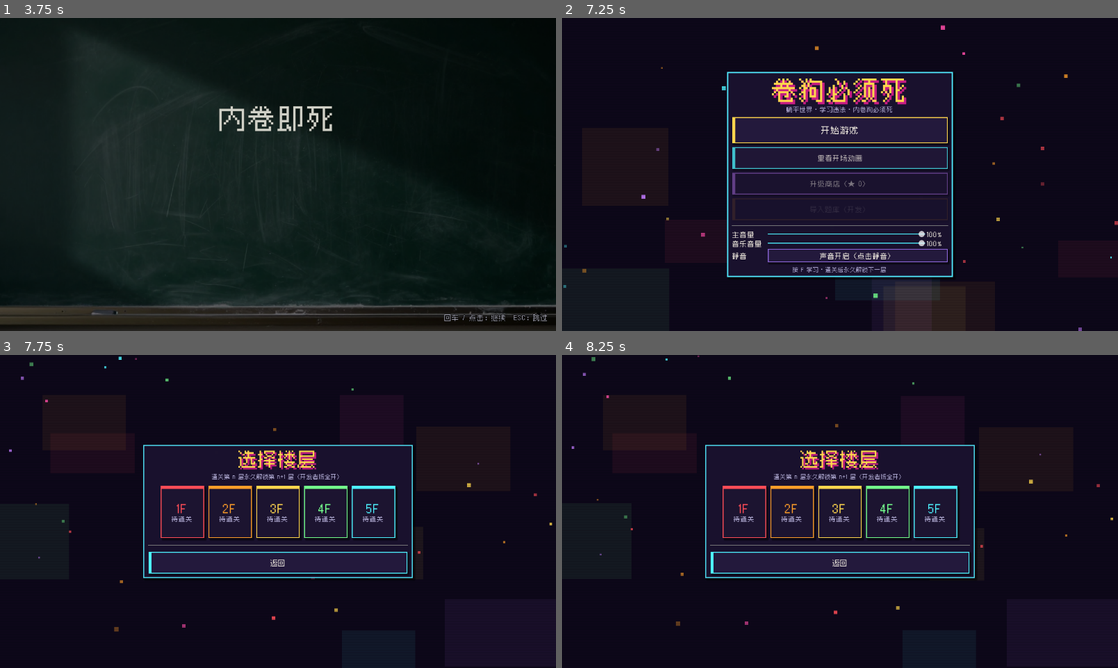
Above: before the commit, frames 1-4 (two rows, left to right).
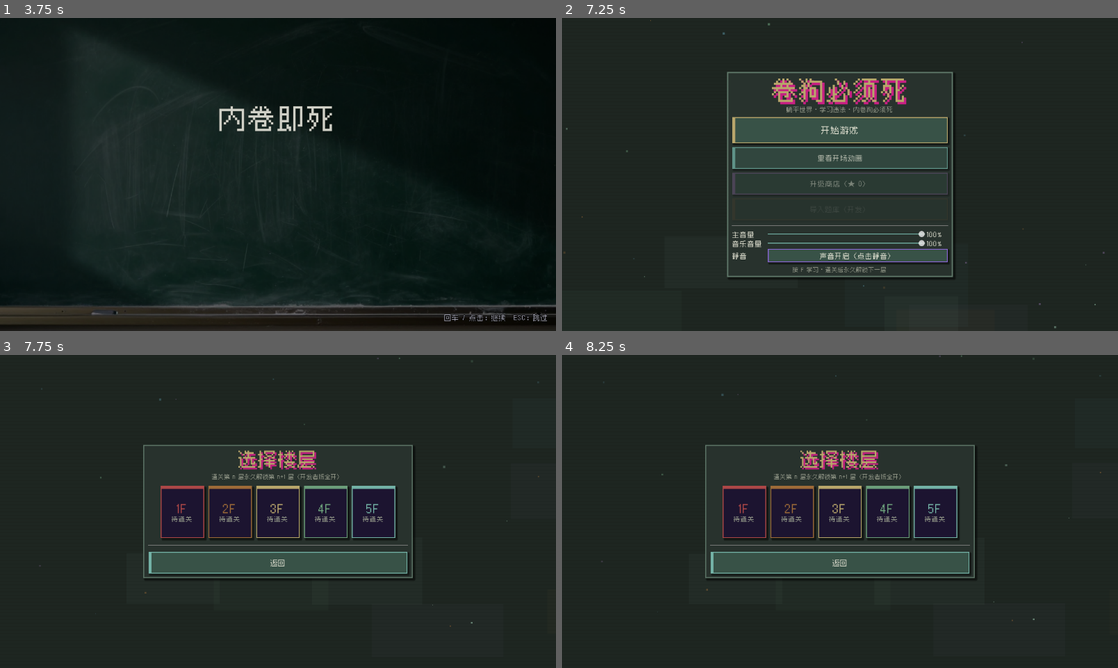
Above: after the commit, the same moments.

Repository: KeyandBoy/JuanGouMustDie
Game: Godot game, scene res://scenes/main.tscn
Same seed, same stepped clock (60 frames per second), same inputs: the game is played once before the commit and once after it.
Inputs (mouse positions are in pixels of both pictures, inside the frame that each line leads up to):
- Up to frame 1 (3.75 s): tap Enter at 0.5, 2.85 s; move the mouse to (400, 158) at 0.52 s; hold D (move_right) 0.53-1.28 s; hold E (interact) 0.53-1.28 s; click (400, 158) at 0.67 s; tap Space at 0.77, 1.52, 3.02 s; move the mouse to (166, 190) at 1.27 s; hold S (move_down) 1.28-2.03 s; tap Shift (sprint) at 1.35 s; move the mouse to (333, 105) at 2.02 s; hold D (move_right) 2.03-2.78 s; hold F (study) 2.03-2.78 s; move the mouse to (250, 237) at 2.77 s; hold W (move_up) 2.78-3.53 s; click (250, 237) at 2.92 s; move the mouse to (444, 221) at 3.52 s; hold A (move_left) from 3.53 s (still down); hold Keypad Enter from 3.53 s (still down)
- Up to frame 2 (7.25 s): tap Space at 3.77, 4.52, 5, 6.02, 6.77 s; move the mouse to (673, 127) at 4.27 s; release Keypad Enter at 4.28 s; tap R at 4.35 s; move the mouse to (867, 174) at 5.02 s; release A (move_left) at 5.03 s; hold S (move_down) 5.03-5.78 s; tap T at 5.1 s; click (867, 174) at 5.17 s; move the mouse to (756, 96) at 5.77 s; hold D (move_right) 5.78-6.53 s; tap Y at 5.85 s; tap Enter at 6.5 s; move the mouse to (962, 158) at 6.52 s; hold W (move_up) from 6.53 s (still down); hold E (interact) from 6.53 s (still down)
- Up to frame 3 (7.75 s): release W (move_up) at 7.25 s; release E (interact) at 7.25 s; click "开始游戏" at 7.25 s
- Up to frame 4 (8.25 s): click "▶ 开始游戏" at 8 s

Frame 1 is identical in both runs. In frame 2, 85% of the frame differs, in the area x 0-100%, y 0-100%; in frame 3, 78%; in frame 4, 78%.

Commit message:
Tune intro hold and tyrant scale

Diff:
--- a/scripts/intro.gd
+++ b/scripts/intro.gd
@@ -26,9 +26,8 @@
 	{
 		"bg": "res://art/cutscene/intro_hall.png",
 		"text": "这里是 躺平世界：内卷违法，被发现就会被打死。\n可我的「学习之魂」，不允许我裸考。",
-		"dur": 2.2,
+		"dur": 16.0,
 		"danger": false,
-		"hold_input": true,
 	},
 ]
 
@@ -163,10 +162,7 @@
 			_line.modulate.a = 0.0
 		if scene["danger"]:
 			await _red_flash()
-		if bool(scene.get("hold_input", false)):
-			await _hold_until_advance(16.0)
-		else:
-			await _hold(_read_time(scene))
+		await _hold(_read_time(scene))
 		if show_line:
 			var tw_out := create_tween()
 			tw_out.set_pause_mode(Tween.TWEEN_PAUSE_PROCESS)
@@ -174,17 +170,6 @@
 		_shake_amp = 0.0
 		await _hold(0.25)
 		_clear_chalk()
-
-func _hold_until_advance(max_sec: float) -> void:
-	var t := 0.0
-	while t < max_sec:
-		if _skip:
-			return
-		if _advance:
-			_advance = false
-			return
-		await get_tree().create_timer(0.03).timeout
-		t += 0.03
 
 func _read_time(scene: Dictionary) -> float:
 	var text := String(scene.get("text", ""))
--- a/scripts/main.gd
+++ b/scripts/main.gd
@@ -1964,44 +1964,58 @@
 	layer.add_child(bg)
 
 	var vs: Vector2 = get_viewport().get_visible_rect().size
-	for i in 9:
+
+	# 校园怪谈诡异色系：灰绿、暗紫、昏黄
+	var horror_colors = [
+		UiTheme.COL_ACCENT,   # 灰绿
+		UiTheme.COL_PURPLE,   # 暗紫
+		UiTheme.COL_ORANGE,   # 昏黄
+		UiTheme.COL_GREEN,    # 病态绿
+		UiTheme.COL_BLUE,     # 暗冷蓝
+	]
+
+	# 诡异的漂浮雾气
+	for i in 7:
 		var blob := ColorRect.new()
-		blob.color = Color(UiTheme.get_button_color(i), 0.07)
-		blob.size = Vector2(randf_range(120, 300), randf_range(80, 200))
-		blob.position = Vector2(randf_range(-60, vs.x - 60), randf_range(-60, vs.y - 60))
+		var col = horror_colors[i % horror_colors.size()]
+		blob.color = Color(col, 0.04)  # 非常淡，营造诡异气氛
+		blob.size = Vector2(randf_range(150, 350), randf_range(100, 220))
+		blob.position = Vector2(randf_range(-80, vs.x), randf_range(-80, vs.y))
 		blob.mouse_filter = Control.MOUSE_FILTER_IGNORE
 		layer.add_child(blob)
 		var start := blob.position
 		var tw := blob.create_tween().set_loops()
 		tw.set_pause_mode(Tween.TWEEN_PAUSE_PROCESS)
-		tw.tween_property(blob, "position", start + Vector2(randf_range(-40, 40), randf_range(-30, 30)), randf_range(4, 8))
-		tw.tween_property(blob, "position", start, randf_range(4, 8))
-
-	for i in 30:
+		tw.tween_property(blob, "position", start + Vector2(randf_range(-30, 30), randf_range(-20, 20)), randf_range(5, 9))
+		tw.tween_property(blob, "position", start, randf_range(5, 9))
+
+	# 偶发的诡异粒子（像素雪/尘埃）
+	for i in 25:
 		var px := ColorRect.new()
-		var c := UiTheme.get_button_color(i)
-		c.a = randf_range(0.35, 0.9)
-		px.color = c
-		px.size = Vector2.ONE * randf_range(4, 10)
+		var col = horror_colors[i % horror_colors.size()]
+		col.a = randf_range(0.2, 0.6)  # 很淡的粒子
+		px.color = col
+		px.size = Vector2.ONE * randf_range(2, 5)
 		px.position = Vector2(randf_range(0, vs.x), randf_range(0, vs.y))
 		px.mouse_filter = Control.MOUSE_FILTER_IGNORE
 		layer.add_child(px)
 		var start := px.position
-		var dur := randf_range(5, 11)
+		var dur := randf_range(6, 14)
 		var tw := px.create_tween().set_loops()
 		tw.set_pause_mode(Tween.TWEEN_PAUSE_PROCESS)
-		tw.tween_property(px, "position", start + Vector2(randf_range(-36, 36), -randf_range(90, 240)), dur)
+		tw.tween_property(px, "position", start + Vector2(randf_range(-24, 24), -randf_range(100, 280)), dur)
 		tw.tween_property(px, "position", start, 0.01)
 
+	# 电视雪花效果（诡异感）
 	var y := 0
 	while y < int(vs.y):
 		var line := ColorRect.new()
-		line.color = Color(0.0, 0.0, 0.0, 0.10)
+		line.color = Color(0.0, 0.0, 0.0, 0.08)
 		line.position = Vector2(0, y)
-		line.size = Vector2(vs.x, 2)
+		line.size = Vector2(vs.x, 1)
 		line.mouse_filter = Control.MOUSE_FILTER_IGNORE
 		layer.add_child(line)
-		y += 6
+		y += 8
 
 func _menu_button(label: String, accent: Color, big: bool, on_press: Callable) -> Button:
 	var b := Button.new()
--- a/scripts/tyrant.gd
+++ b/scripts/tyrant.gd
@@ -53,8 +53,8 @@
 	collision_mask = 1
 	smoke_back = smoke_script.new()
 	smoke_back.alpha = 0.5
-	smoke_back.radius = 22.0
-	smoke_back.puff = 9.0
+	smoke_back.radius = 18.0
+	smoke_back.puff = 7.0
 	smoke_back.z_index = 1
 	add_child(smoke_back)
 	sprite = Sprite2D.new()
@@ -64,7 +64,7 @@
 	if use_generated:
 		sprite.texture = tex_front
 		var th := float(tex_front.get_height())
-		sprite.scale = Vector2(0.68, 0.68)
+		sprite.scale = Vector2(0.24, 0.24)
 		sprite.centered = true
 		sprite.offset = Vector2(0.0, -th * 0.5)
 		sprite.texture_filter = CanvasItem.TEXTURE_FILTER_LINEAR
@@ -80,8 +80,8 @@
 	add_child(sprite)
 	smoke_front = smoke_script.new()
 	smoke_front.alpha = 0.36
-	smoke_front.radius = 15.0
-	smoke_front.puff = 6.0
+	smoke_front.radius = 12.0
+	smoke_front.puff = 5.0
 	smoke_front.speed = 1.5
 	smoke_front.z_index = 3
 	add_child(smoke_front)
--- a/scripts/ui_theme.gd
+++ b/scripts/ui_theme.gd
@@ -1,28 +1,28 @@
 class_name UiTheme
 extends Object
 
-## 全局像素风 UI 主题（霓虹像素版）。
-## 深色底 + 高饱和描边 + 硬阴影，按钮/面板统一走这里。
+## 全局像素风 UI 主题（校园怪谈荒诞微恐怖版）。
+## 昏暗灰绿 + 诡异配色 + 病态气氛，老旧校舍感。
 ## 用法：UiTheme.apply(某个 Control 根) —— 该根的全部子节点自动继承。
 ## 不碰任何游戏逻辑；缺字体时回退引擎默认字体。
 
-const COL_BG := Color(0.05, 0.03, 0.10)  # 深夜紫黑
-const COL_PANEL_BG := Color(0.10, 0.07, 0.18, 0.97)  # 深紫面板
-const COL_PANEL_BORDER := Color(0.32, 0.92, 1.0)  # 霓虹青描边
-const COL_BTN_BG := Color(0.14, 0.10, 0.24, 0.98)  # 深紫按钮
-const COL_BTN_HOVER := Color(0.23, 0.16, 0.38)  # 悬停提亮
-const COL_BTN_PRESSED := Color(0.09, 0.06, 0.16)  # 按下压暗
-const COL_INPUT_BG := Color(0.08, 0.06, 0.14)  # 输入框
-const COL_TEXT := Color(0.97, 0.95, 0.90)  # 暖白
-const COL_TEXT_DIM := Color(0.72, 0.70, 0.86)  # 淡紫
-const COL_ACCENT := Color(1.0, 0.30, 0.66)  # 荧光粉
-const COL_CYAN := Color(0.30, 0.95, 1.0)  # 霓虹青
-const COL_GOLD := Color(1.0, 0.84, 0.30)  # 金色
-const COL_RED := Color(1.0, 0.30, 0.34)  # 鲜红
-const COL_GREEN := Color(0.45, 1.0, 0.55)  # 荧光绿
-const COL_BLUE := Color(0.36, 0.66, 1.0)  # 亮蓝
-const COL_PURPLE := Color(0.76, 0.48, 1.0)  # 亮紫
-const COL_ORANGE := Color(1.0, 0.62, 0.16)  # 鲜橙
+const COL_BG := Color(0.12, 0.15, 0.13)  # 昏暗灰绿背景
+const COL_PANEL_BG := Color(0.16, 0.20, 0.18, 0.96)  # 病态灰绿面板
+const COL_PANEL_BORDER := Color(0.38, 0.48, 0.42)  # 诡异灰绿边框
+const COL_BTN_BG := Color(0.22, 0.32, 0.28)  # 暗沉蓝绿按钮
+const COL_BTN_HOVER := Color(0.32, 0.44, 0.38)  # 悬停时灰绿变亮
+const COL_BTN_PRESSED := Color(0.13, 0.19, 0.16)  # 按下时压暗
+const COL_INPUT_BG := Color(0.18, 0.22, 0.20)  # 昏暗输入框
+const COL_TEXT := Color(0.88, 0.88, 0.82)  # 苍白偏黄的文字
+const COL_TEXT_DIM := Color(0.58, 0.60, 0.54)  # 昏暗文字
+const COL_ACCENT := Color(0.60, 0.78, 0.68)  # 诡异灰绿强调
+const COL_CYAN := Color(0.45, 0.70, 0.65)  # 诡异青绿焦点
+const COL_GOLD := Color(0.72, 0.65, 0.42)  # 生锈金属色
+const COL_RED := Color(0.68, 0.28, 0.28)  # 暗红（血迹感）
+const COL_GREEN := Color(0.42, 0.62, 0.48)  # 病态绿
+const COL_BLUE := Color(0.32, 0.52, 0.58)  # 暗冷蓝
+const COL_PURPLE := Color(0.50, 0.40, 0.58)  # 暗紫（诡异感）
+const COL_ORANGE := Color(0.62, 0.42, 0.22)  # 昏黄（坏灯泡）
 
 static var _theme: Theme = null
 
Binary file changed: tests/shot_2024.png
Binary file changed: tests/shot_31337.png
Binary file changed: tests/shot_7.png
Binary file changed: tests/shot_clear_panel.png
Binary file changed: tests/shot_dash.png
Binary file changed: tests/shot_dev_cones.png
Binary file changed: tests/shot_door.png
Binary file changed: tests/shot_door_open.png
Binary file changed: tests/shot_forget.png
Binary file changed: tests/shot_hot.png
Binary file changed: tests/shot_hunt.png
Binary file changed: tests/shot_intro.png
(and 18 more such lines)
